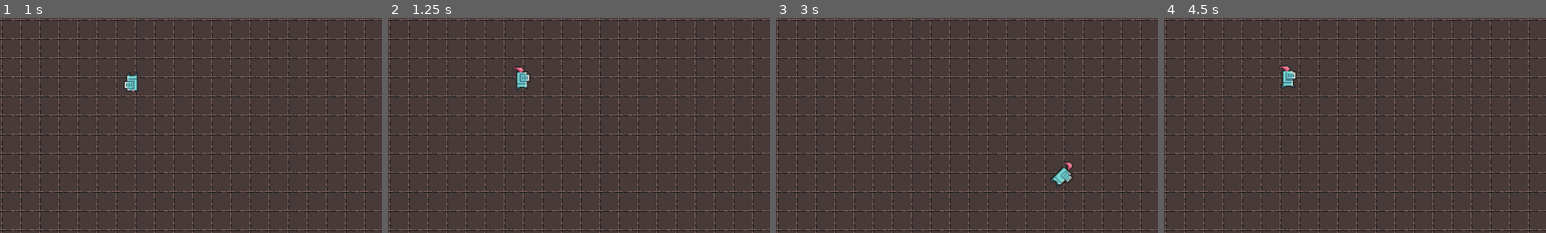
Above: before the commit, frames 1-4 (left to right).
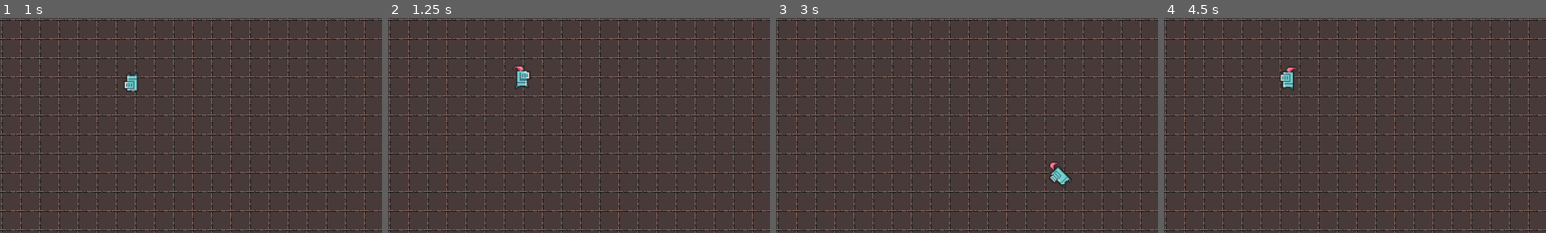
Above: after the commit, the same moments.

Repository: CaptainJiggles11/SpeedQuest
Game: Godot game, scene res://scenes/test.tscn
Two runs of this game, one before a commit and one after it. Both use one fixed random seed, a clock stepped at 60 frames per second and the inputs below.
Inputs (mouse positions are % of the whole screen's width and height, from its top left):
- Up to frame 1 (1 s): tap Enter at 0.5 s; move the mouse to (72, 45) at 0.52 s; hold Right (ui_right) from 0.53 s (still down); hold Shift (roll) from 0.53 s (still down)
- Up to frame 2 (1.25 s): keep holding Right (ui_right); keep holding Shift (roll)
- Up to frame 3 (3 s): move the mouse to (30, 55) at 1.27 s; release Right (ui_right) at 1.28 s; release Shift (roll) at 1.28 s; hold Down (ui_down) 1.28-2.03 s; tap Shift (roll) at 1.35, 2.85 s; move the mouse to (60, 28) at 2.02 s; hold Right (ui_right) 2.03-2.78 s; hold Shift (roll) 2.03-2.78 s; tap Space at 2.75 s; move the mouse to (45, 70) at 2.77 s; hold Up (ui_up) from 2.78 s (still down)
- Up to frame 4 (4.5 s): move the mouse to (80, 65) at 3.52 s; release Up (ui_up) at 3.53 s; hold Shift (roll) 3.53-4.28 s; hold Left (ui_left) from 3.53 s (still down); move the mouse to (20, 35) at 4.27 s; tap Shift (roll) at 4.35 s
The pictures show only the part of the screen within x 10-60%, y 17-67%; the shares and areas given below are measured in that part.

Frame 1 is identical in both runs. In frame 2, 0.2% of the frame differs, in the area x 32-38%, y 22-34%; in frame 3, 0.4%, in the area x 71-78%, y 66-79%; in frame 4, 0.3%.

Commit message:
Cleaned Up Script

Diff:
--- a/scenes/Player.gd
+++ b/scenes/Player.gd
@@ -25,6 +25,7 @@
 func _ready():
 	rb = get_node("RigidBody2D")
 	sprite = get_node("RigidBody2D/AnimatedSprite")
+
 	match my_class:
 		character_class.melee:
 			print("melee")
@@ -33,19 +34,19 @@
 		character_class.mage:
 			print("mage")
 
-
-
 # Called every frame. 'delta' is the elapsed time since the previous frame.
 func _process(delta):
 
 	movement()
-	print(input_velocity.x+1,input_velocity.y+1)
+
+	#print(input_velocity.x+1,input_velocity.y+1)
 	print(player_facing[input_velocity.x+1][input_velocity.y+1])
 
 func movement():
 	input_velocity = Vector2.ZERO
-	player_position = self.position
+	player_position = rb.position
 
+	#Roll Mechanic-- gives a burst of speed and intangibility on press.
 	if can_roll == true:
 		if Input.is_action_pressed("roll"):
 			rb.linear_velocity = rb.linear_velocity*2
@@ -54,6 +55,7 @@
 			sprite.animation = "roll"
 			sprite.frame = 0
 
+	#Get WASD inputs.
 	if rolling == false:
 		if Input.is_action_pressed("ui_right"):
 			input_velocity.x = 1
@@ -64,23 +66,28 @@
 		if Input.is_action_pressed("ui_up"):
 			input_velocity.y = -1
 
+		#Actually sets rigidbody velocity.
 		rb.linear_velocity = input_velocity.normalized() * walk_speed * 100
 
 		#If the player isn't pressing either movement keys, play idle animation.
-		if abs(input_velocity.x) <= 0 and abs(input_velocity.y) <= 0:
+		if abs(input_velocity.x) < 1 and abs(input_velocity.y) < 1:
 			sprite.animation = "idle"
-		else:
+		else: #If moving, set walking animation and flip player according to relative mouse location.
 			sprite.animation = "right"
 			if get_viewport().get_mouse_position().x < player_position.x:
 				sprite.flip_h = true
 			else:
 				sprite.flip_h = false
-	else:
+
+	else: #If rolling
+		#Slow down after the initial burst of speed from pressing roll.
 		if sprite.frame < 8:
 			rb.linear_velocity = Vector2(rb.linear_velocity.x/1.001,rb.linear_velocity.y/1.01)
-		else:
+		else: #After the 8th frame (hitting the ground), slow down significantly faster.
 			rb.linear_velocity = Vector2(rb.linear_velocity.x/1.03,rb.linear_velocity.y/1.03)
-		yield(sprite,"animation_finished")
+
+		yield(sprite,"animation_finished") #Wait for the last frame to end rolling state.
 		rolling = false
-		yield(get_tree().create_timer(roll_cooldown), "timeout")
+
+		yield(get_tree().create_timer(roll_cooldown), "timeout") #Wait out the roll cooldown before you can roll again.
 		can_roll = true
Binary file changed: art/packs/0x72_DungeonTilesetII_v1.4/frames/knight_f_run_anim_f0.png
Binary file changed: art/packs/0x72_DungeonTilesetII_v1.4/frames/knight_f_run_anim_f1.png
Binary file changed: art/packs/0x72_DungeonTilesetII_v1.4/frames/knight_f_run_anim_f2.png
Binary file changed: art/packs/0x72_DungeonTilesetII_v1.4/frames/knight_f_run_anim_f3.png
